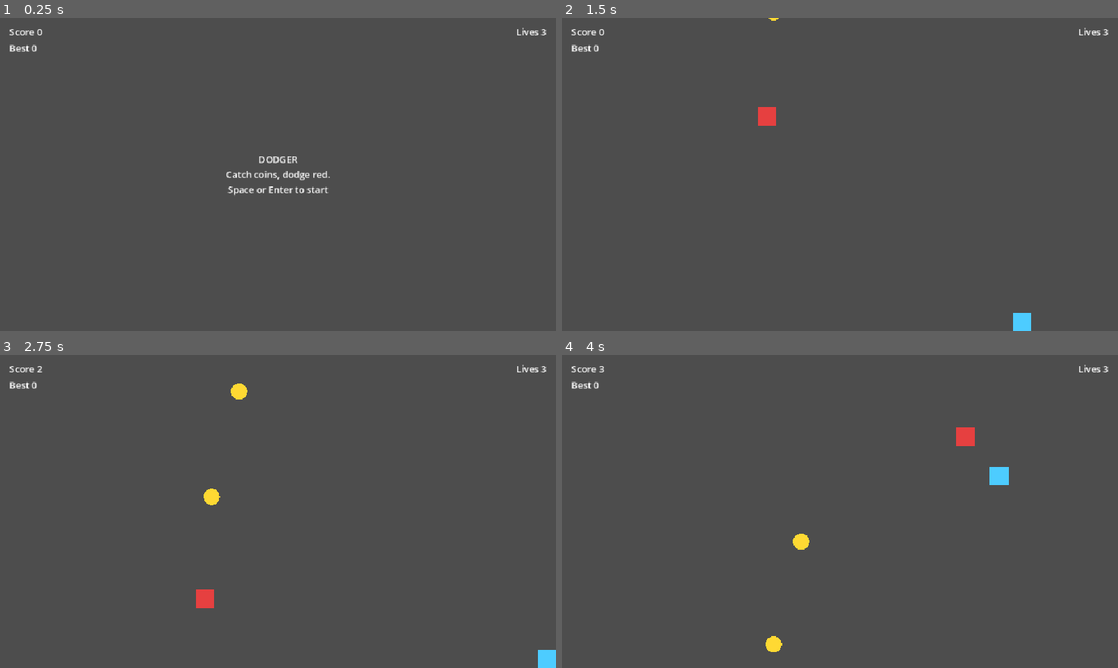
Above: before the commit, frames 1-4 (two rows, left to right).
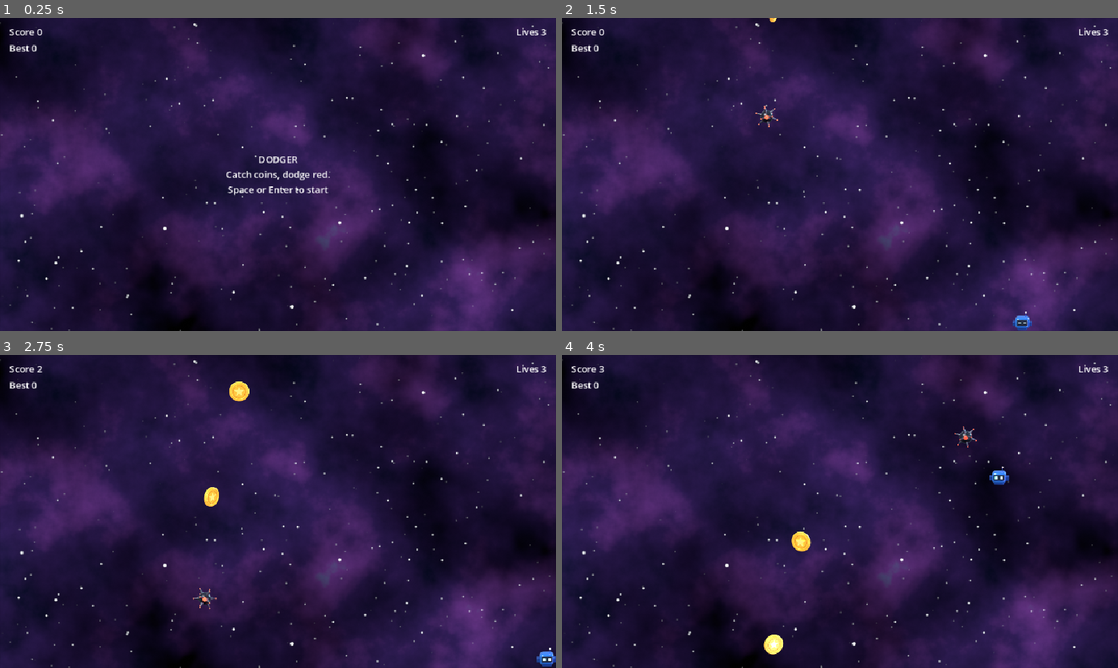
Above: after the commit, the same moments.

Repository: bayars/game-dev-setup
Game: Godot game, scene res://scenes/main.tscn
Two runs of this game, one before a commit and one after it. Both use one fixed random seed, a clock stepped at 60 frames per second and the inputs below.
Inputs:
- Up to frame 1 (0.25 s): no input
- Up to frame 2 (1.5 s): tap Enter at 0.5, 1.35 s; hold Right 0.53-1.28 s; hold Enter 0.53-1.28 s; tap Space at 0.77 s; hold Down from 1.28 s (still down)
- Up to frame 3 (2.75 s): tap Space at 1.52 s; release Down at 2.03 s; hold Right from 2.03 s (still down); hold Enter from 2.03 s (still down)
- Up to frame 4 (4 s): release Right at 2.78 s; release Enter at 2.78 s; hold Up 2.78-3.53 s; tap Enter at 2.85 s; tap Space at 3.02, 3.77 s; hold Left from 3.53 s (still down); hold Enter from 3.53 s (still down)

The runs differ from the first frame. In frame 1, 99% of the frame differs, in the area x 0-100%, y 0-100%; in frame 2, 100%; in frame 3, 100%; in frame 4, 100%.

Commit message:
Use Blender sprites in Dodger; lighten mine steel for contrast; add --autostart
Co-Authored-By: Claude Sonnet 5.5 <noreply@anthropic.com>

Diff:
--- a/godot/scenes/main.tscn
+++ b/godot/scenes/main.tscn
@@ -1,7 +1,9 @@
-[gd_scene load_steps=4 format=3]
+[gd_scene load_steps=6 format=3]
 
 [ext_resource type="Script" path="res://scripts/main.gd" id="1"]
 [ext_resource type="Script" path="res://scripts/player.gd" id="2"]
+[ext_resource type="Texture2D" path="res://assets/sprites/player_sheet.png" id="3"]
+[ext_resource type="Texture2D" path="res://assets/sprites/background.png" id="4"]
 
 [sub_resource type="RectangleShape2D" id="Shape_1"]
 size = Vector2(30, 30)
@@ -9,8 +11,18 @@
 [node name="Main" type="Node2D"]
 script = ExtResource("1")
 
+[node name="Background" type="Sprite2D" parent="."]
+z_index = -10
+position = Vector2(480, 270)
+texture = ExtResource("4")
+
 [node name="Player" type="Area2D" parent="."]
 script = ExtResource("2")
+
+[node name="Sprite" type="Sprite2D" parent="Player"]
+scale = Vector2(0.5, 0.5)
+texture = ExtResource("3")
+hframes = 8
 
 [node name="Shape" type="CollisionShape2D" parent="Player"]
 shape = SubResource("Shape_1")
--- a/godot/scripts/faller.gd
+++ b/godot/scripts/faller.gd
@@ -1,16 +1,27 @@
 extends Area2D
-## Something that falls from the top: a hazard (red square) or a coin (yellow circle).
+## Something that falls from the top: a spiked mine (hazard) or a spinning gold coin.
+## Sprites are 8-frame sheets rendered in Blender (art-src/sprites/).
+
+const COIN_SHEET := preload("res://assets/sprites/coin_sheet.png")
+const MINE_SHEET := preload("res://assets/sprites/hazard_sheet.png")
+const FRAMES := 8
+const FPS := 12.0
 
 var is_coin := false
 var speed := 200.0
+var _sprite: Sprite2D
+var _phase := randf() * FRAMES
+
+func _ready() -> void:
+	_sprite = Sprite2D.new()
+	_sprite.texture = COIN_SHEET if is_coin else MINE_SHEET
+	_sprite.hframes = FRAMES
+	_sprite.scale = Vector2(0.5, 0.5)
+	add_child(_sprite)
 
 func _process(delta: float) -> void:
 	position.y += speed * delta
+	_phase += delta * FPS
+	_sprite.frame = int(_phase) % FRAMES
 	if position.y > get_viewport_rect().size.y + 40.0:
 		queue_free()
-
-func _draw() -> void:
-	if is_coin:
-		draw_circle(Vector2.ZERO, 14.0, Color(1.0, 0.85, 0.2))
-	else:
-		draw_rect(Rect2(-16, -16, 32, 32), Color(0.9, 0.25, 0.25))
--- a/godot/scripts/main.gd
+++ b/godot/scripts/main.gd
@@ -1,6 +1,7 @@
 extends Node2D
 ## Game loop: start screen, spawning, lives, score, game over, saved high score.
-## Run with `-- --selftest` (after the project path) for a headless check of the rules.
+## Run with `-- --selftest` (after the project path) for a headless check of the rules,
+## or `-- --autostart` to skip the start screen (handy for screenshots).
 
 enum State { MENU, PLAYING, GAME_OVER }
 
@@ -31,7 +32,7 @@
 	if not selftest:
 		best = _load_best()
 	_show_menu()
-	if selftest:
+	if selftest or "--autostart" in OS.get_cmdline_user_args():
 		_start()
 
 func _show_menu() -> void:
--- a/godot/scripts/player.gd
+++ b/godot/scripts/player.gd
@@ -1,8 +1,11 @@
 extends Area2D
-## Greybox player: a square moved with WASD or the arrow keys, kept on screen.
+## Player: a Blender-made hover drone (8-frame idle loop), moved with WASD or the arrow keys.
 
 const SPEED := 420.0
 const HALF := 16.0
+const FPS := 10.0
+
+@onready var sprite: Sprite2D = $Sprite
 
 func _process(delta: float) -> void:
 	var dir := Vector2(
@@ -11,9 +14,7 @@
 	position += dir.normalized() * SPEED * delta
 	var size := get_viewport_rect().size
 	position = position.clamp(Vector2(HALF, HALF), size - Vector2(HALF, HALF))
+	sprite.frame = int(Time.get_ticks_msec() / 1000.0 * FPS) % sprite.hframes
 
 func _pressed(a: Key, b: Key) -> bool:
 	return Input.is_physical_key_pressed(a) or Input.is_physical_key_pressed(b)
-
-func _draw() -> void:
-	draw_rect(Rect2(-HALF, -HALF, HALF * 2, HALF * 2), Color(0.3, 0.8, 1.0))
Binary file added: godot/assets/sprites/background.png
Not shown, added: godot/assets/sprites/background.png.import
Binary file added: godot/assets/sprites/coin_sheet.png
Not shown, added: godot/assets/sprites/coin_sheet.png.import
Binary file added: godot/assets/sprites/hazard_sheet.png
Not shown, added: godot/assets/sprites/hazard_sheet.png.import
Binary file added: godot/assets/sprites/player_sheet.png
Not shown, added: godot/assets/sprites/player_sheet.png.import
Not shown, changed: art-src/sprites/hazard.py
